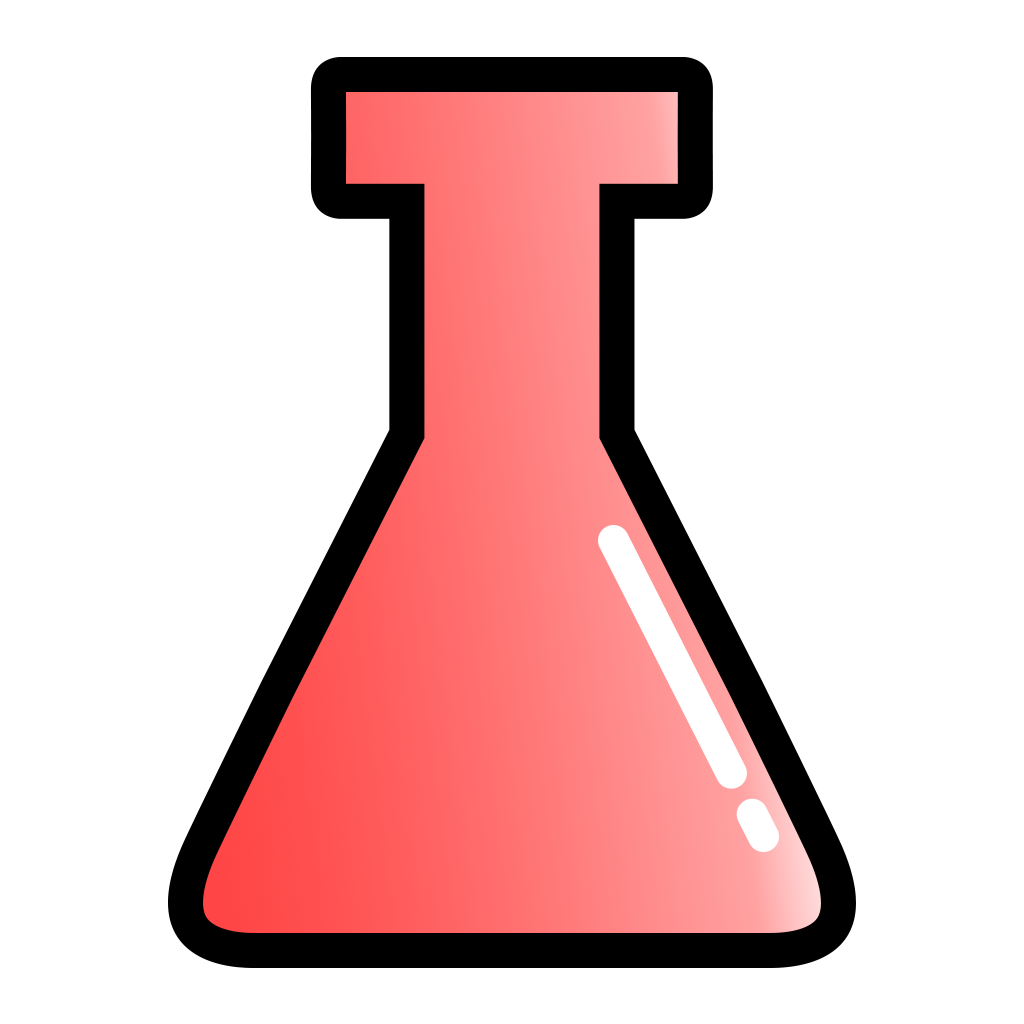
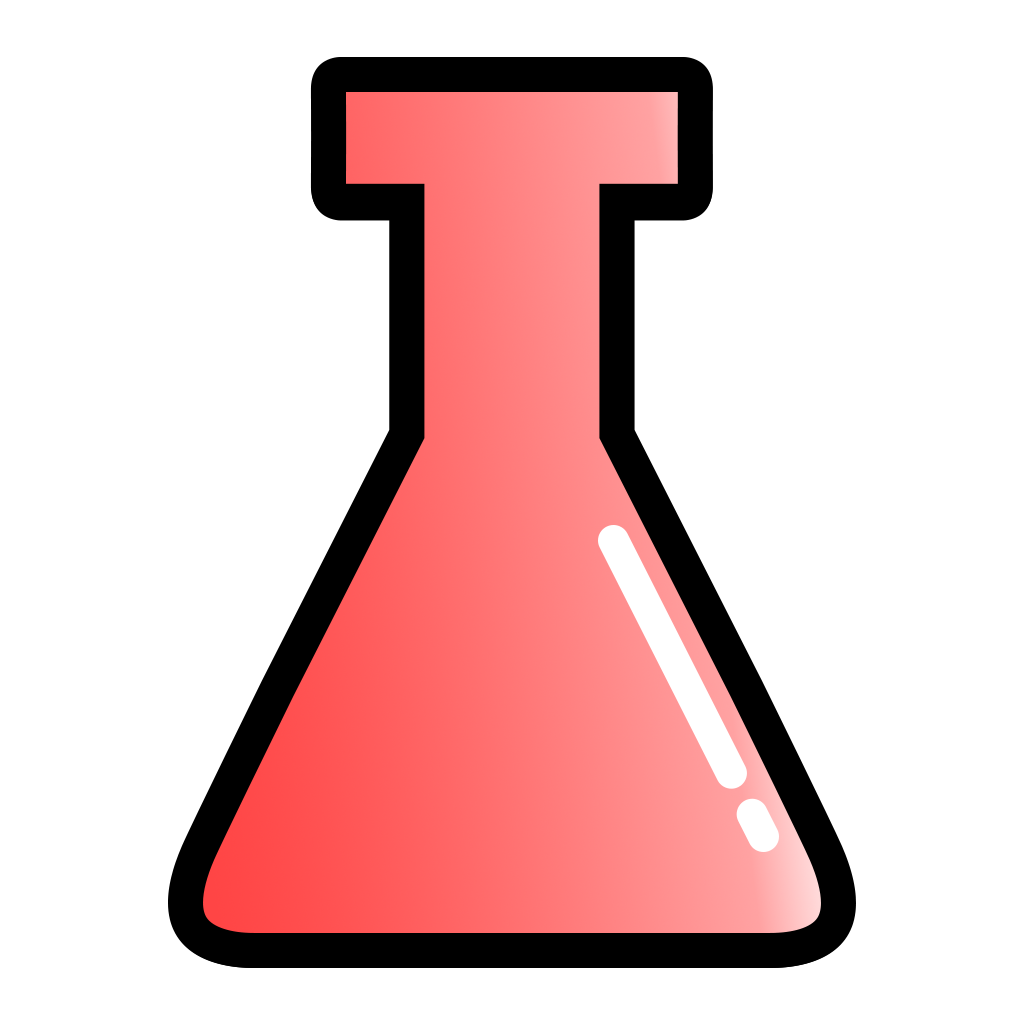
The second 1024x1024 image is a revision of the first. Changes to its layers:
added layer "icon_svg" above "pattern" over box(180, 86, 847, 968)
